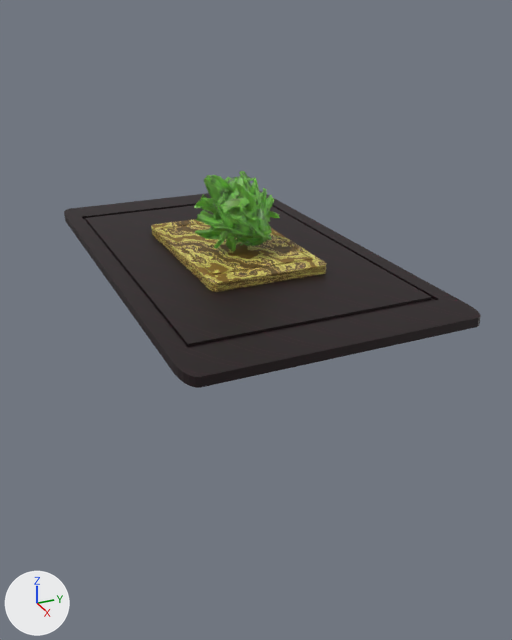
What one commit did to the Blender file Generative Baby Spinach/babyspinachsverchok.blend.
Before and after are seen from a 50 mm camera at (133.9, -55.0, 39.8) aimed at (7.0, 2.1, -23.6). The axes (+X, +Y, +Z) are drawn at lower left. The lights are the same throughout.

Before the edit, the objects in view are built like this:
```python
ob_alpha_0 = bpy.data.objects.new('Alpha_0', me_alpha_0)
ob_alpha_0.location = (0.0, 0.0, 0.0)
ob_alpha_0.scale = (0.2, 0.2, 0.2)
ob_cube = bpy.data.objects.new('Cube', me_cube_001)
ob_cube.location = (-1.5, 0.3, -8.9)
ob_cube.scale = (-20.3, 8.37, 1.0)
ob_cube_001 = bpy.data.objects.new('Cube.001', me_cube_002)
ob_cube_001.location = (-1.5, 0.3, -10.9)
ob_cube_001.scale = (-49.3, 18.7, 1.0)
```
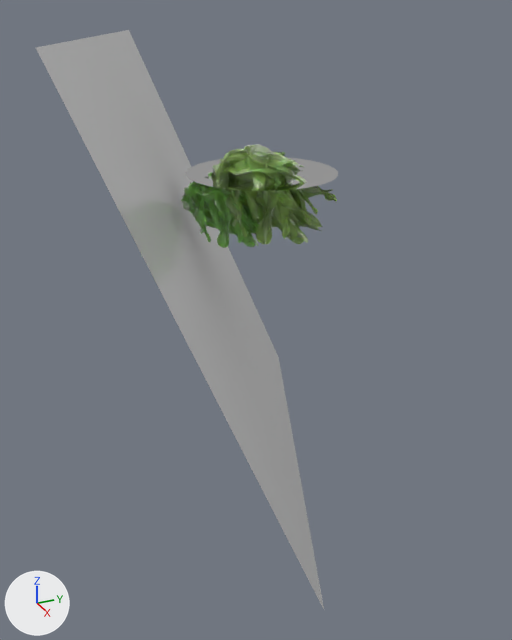
What differs and where, as boxes [x1, y1, x2, y2] in the pictures (512 x 640 px):
'Plane', added
    after: [36, 30, 324, 609]
'Cube.001', hidden
    before: [64, 191, 481, 388]
'Cube', hidden
    before: [151, 219, 326, 292]
'Alpha_0.001', added
    after: [211, 144, 337, 244]
'Alpha_0', reshaped
    before: [194, 171, 280, 251]
    after: [181, 172, 259, 248]
'Circle', added
    after: [186, 157, 338, 191]

Edits to the bpy script that builds the scene:
```text
Change mat_material_001:
    where n2 = _N.new('ShaderNodeValToRGB'); n2.name = 'ColorRamp'
    remove _e = n2.color_ramp.elements.new(0.354); _e.color = (0.806, 0.797, 0.199, 1.0)
    add _e = n2.color_ramp.elements.new(0.354); _e.color = (0.806, 0.0529, 0.0415, 1.0)
    remove _e = n2.color_ramp.elements.new(0.679); _e.color = (0.0087, 0.00583, 0.00153, 1.0)
    add _e = n2.color_ramp.elements.new(0.679); _e.color = (0.127, 0.0328, 0.0483, 1.0)
Add mat_backup_material_000:
    mat_backup_material_000 = bpy.data.materials.new('backup_Material.000')
    # nodes: BsdfPrincipled, Mix, OutputMaterial, TexNoise, ValToRGB
    # colours: grey #7c7c7c, black #000000, brown #633a36, green #93bf5e, light grey #d8cdc8, green #81cb52
Add mat_material:
    mat_material = principled_material('Material')
    mat_material.base_color = (0.8, 0.8, 0.8)  # white #e7e7e7
    mat_material.roughness = 0.175
Add mat_material_003:
    mat_material_003 = principled_material('Material.003')
    mat_material_003.base_color = (0.8, 0.8, 0.8)  # white #e7e7e7
    mat_material_003.metallic = 1.0
    mat_material_003.roughness = 0.0
Change me_alpha_0:
    used by ob_alpha_0; location = (0.0, 0.0, 0.0); scale = (0.2, 0.2, 0.2)
    remove me_alpha_0.from_pydata(...)  # 7896 vertices, 7840 faces; spans x -47.8..57.5, y -52.8..56.0, z -48.7..37.1
    add me_alpha_0.from_pydata(...)  # 12060 vertices, 12000 faces; spans x -40.4..48.7, y -53.2..46.8, z -48.0..42.2
    me_alpha_0 part 1: 7896 vertices removed from x -47.8..57.5, y -52.8..56.0, z -48.7..37.1; 12060 vertices added at x -40.4..48.7, y -53.2..46.8, z -48.0..42.2
Add me_alpha_0_001:
    me_alpha_0_001.from_pydata(...)  # 12060 vertices, 12000 faces; spans x -40.4..48.7, y -53.2..46.8, z -48.0..42.2
    me_alpha_0_001.polygons.foreach_set('use_smooth', [True] * 12000)
    me_alpha_0_001.materials.append(mat_backup_material_000)
Add me_plane:
    me_plane.from_pydata([(-1.0, -1.0, 0.0), (1.0, -1.0, 0.0), (-1.0, 1.0, 0.0), (1.0, 1.0, 0.0)], [], [(0, 1, 3, 2)])
    me_plane.materials.append(mat_material)  # white #e7e7e7
Add me_circle:
    me_circle.from_pydata(...)  # 32 vertices, 1 face; spans x -1.59..1.47, y -3.04..0.02, z 1.07
    me_circle.materials.append(mat_material_003)  # white #e7e7e7
Change ob_cube_001:
    add ob_cube_001.hide_viewport = True
Change ob_cube:
    add ob_cube.hide_viewport = True
Add ob_alpha_0_001:
    ob_alpha_0_001 = bpy.data.objects.new('Alpha_0.001', me_alpha_0_001)
    ob_alpha_0_001.location = (4.7, 7.4, 3.6)
    ob_alpha_0_001.scale = (0.255, 0.255, 0.255)
    _m = ob_alpha_0_001.modifiers.new('Subsurf', 'SUBSURF')
    _m.levels = 3
    _m.render_levels = 3
Add ob_plane:
    ob_plane = bpy.data.objects.new('Plane', me_plane)
    ob_plane.location = (-1.2, -5.2, -13.7)
    ob_plane.rotation_euler = (-1.174, -0.0204, -0.372)  # degrees (-67, -1.2, -21)
    ob_plane.scale = (-50.6, -50.6, -50.6)
Add ob_circle:
    ob_circle = bpy.data.objects.new('Circle', me_circle)
    ob_circle.location = (3.5, 20.6, -3.7)
    ob_circle.scale = (10.1, 10.1, 10.1)
```
